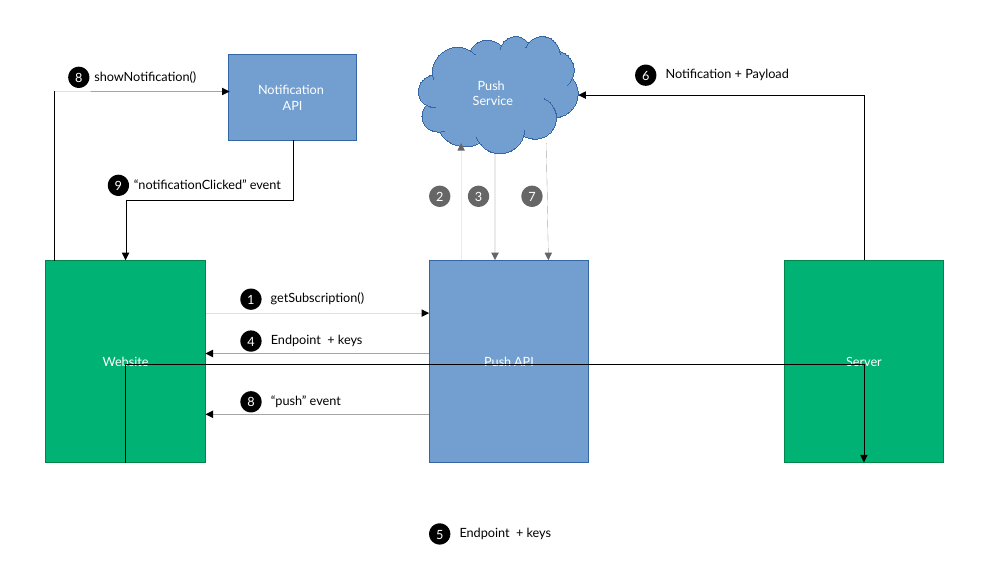
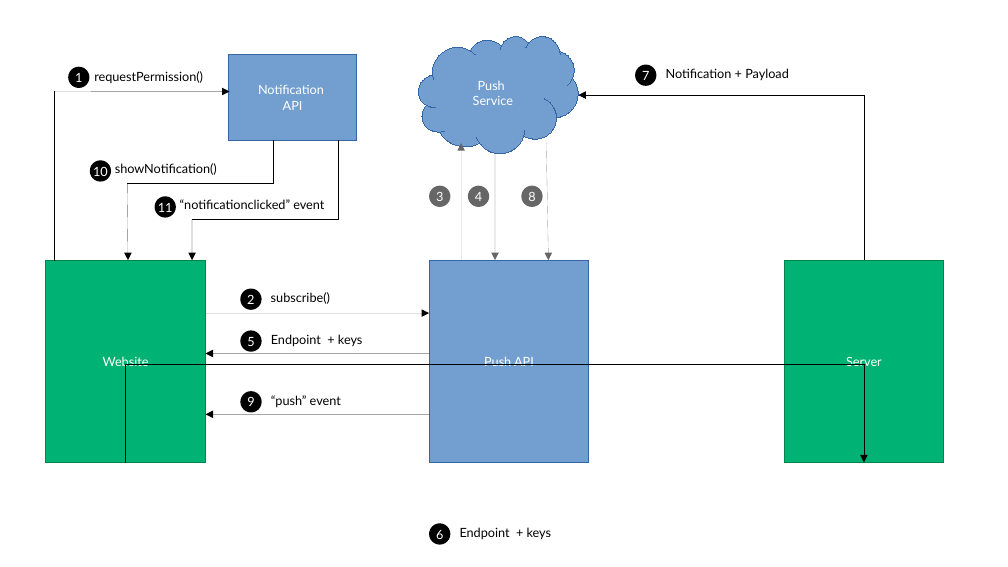
Before and after one commit to elzekool/talk-starting-with-progressive-webapps, a slide deck: slide 1 of work/push-flow.odp. Drawn at 1008x567 pixels with LibreOffice and Linux fonts; fonts in the diff are those of the drawing. Boxes give left, top, right and bottom in pixels: in the first picture for what was removed or moved away, otherwise in the second. Text is boxed around its words. In the diff, an @@ line names an element or a change of style, - is before the commit and + after.

Commit message:
Add slides and examples about push notifications

```diff
--- a/work/push-flow.odp
+++ b/work/push-flow.odp
@@ text in ellipse at <box>75,73,82,82</box>: text changed @@
-8
+1
@@ text added at <box>94,71,203,83</box>, 10 pt, text #000000 @@
+requestPermission()
@@ text in ellipse at <box>642,71,649,80</box>: text changed @@
-6
+7
@@ elbow arrow removed from (293, 140) to (125, 261) @@
@@ line added from (273, 140) to (273, 184), #000000 0 pt @@
@@ line added from (338, 140) to (338, 220), #000000 0 pt @@
@@ ellipse added at <box>90,160,111,181</box>, fill #000000, 10 pt, text #FFFFFF @@
+10
@@ text "showNotification()": place and size @@
-text "showNotification()" at <box>94,71,196,83</box>
+text "showNotification()" at <box>115,163,217,175</box>
@@ ellipse removed at <box>108,175,129,196</box> @@
-9
@@ arrow added from (127, 184) to (128, 261), #000000 0 pt @@
@@ line added from (127, 184) to (273, 184), #000000 0 pt @@
@@ ellipse added at <box>155,197,176,218</box>, fill #000000, 10 pt, text #FFFFFF @@
+11
@@ text at <box>180,199,324,209</box>: text changed @@
-“notificationClicked” event
+“notificationclicked” event
@@ ellipse "3": place and size @@
-ellipse "3" at <box>468,186,489,207</box>
+ellipse "3" at <box>429,186,450,207</box>
@@ ellipse added at <box>468,186,489,207</box>, fill #666666, 10 pt, text #FFFFFF @@
+4
@@ text in ellipse at <box>528,192,535,201</box>: text changed @@
-7
+8
@@ arrow added from (192, 220) to (192, 261), #000000 0 pt @@
@@ line added from (192, 220) to (338, 220), #000000 0 pt @@
@@ text in ellipse at <box>247,295,254,304</box>: text changed @@
-1
+2
@@ text at <box>271,292,330,304</box>: text changed @@
-getSubscription()
+subscribe()
@@ text in ellipse at <box>247,337,254,346</box>: text changed @@
-4
+5
@@ text in ellipse at <box>247,397,254,406</box>: text changed @@
-8
+9
@@ text in ellipse at <box>436,530,443,539</box>: text changed @@
-5
+6
```
Also in this commit, not shown: 13 other files.
